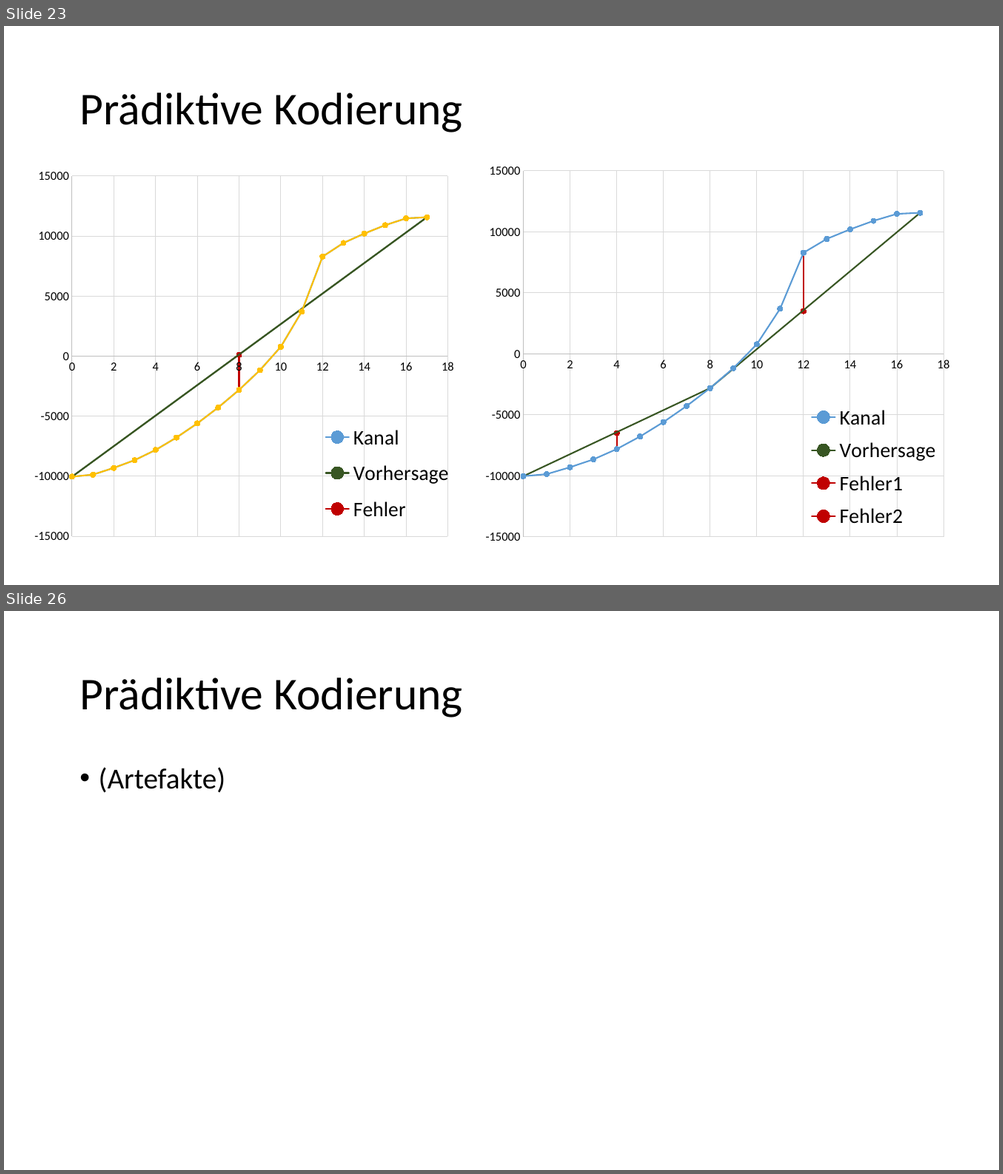
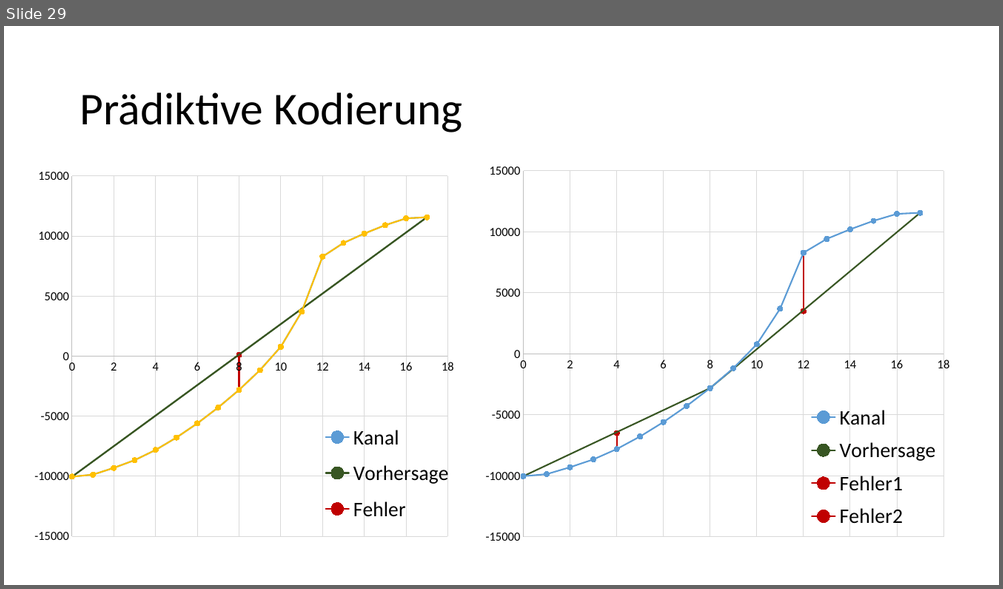
Before and after one commit to Helldevastator/PFSSCompression, a slide deck: doc/praes/Kompression.pptx. Shown one above the other, each under a label of ours: slides 23 and 26 before the commit, slide 29 after it; the slides between them are not shown. The pictures are 1003x1174 and 1003x589 pixels, drawn with LibreOffice and Linux fonts; fonts in the diff are those of the drawing. Boxes give left, top, right and bottom in pixels: in the first picture for what was removed or moved away, otherwise in the second. Text is boxed around its words. In the diff, an @@ line names an element or a change of style, - is before the commit and + after.

```diff
--- a/doc/praes/Kompression.pptx
+++ b/doc/praes/Kompression.pptx
@@ slide 26 removed at <box>4,611,999,1170</box>, background #FFFFFF @@
@@ title removed at <box>79,678,462,718</box> @@
-Prädiktive Kodierung
@@ text removed at <box>99,767,226,793</box> @@
-• (Artefakte)
@@ what was slide 23 is now slide 29 @@
```
Also in this commit, not shown: 11 slides changed, 12 slides added, 9 other slides removed, 2 other files.
